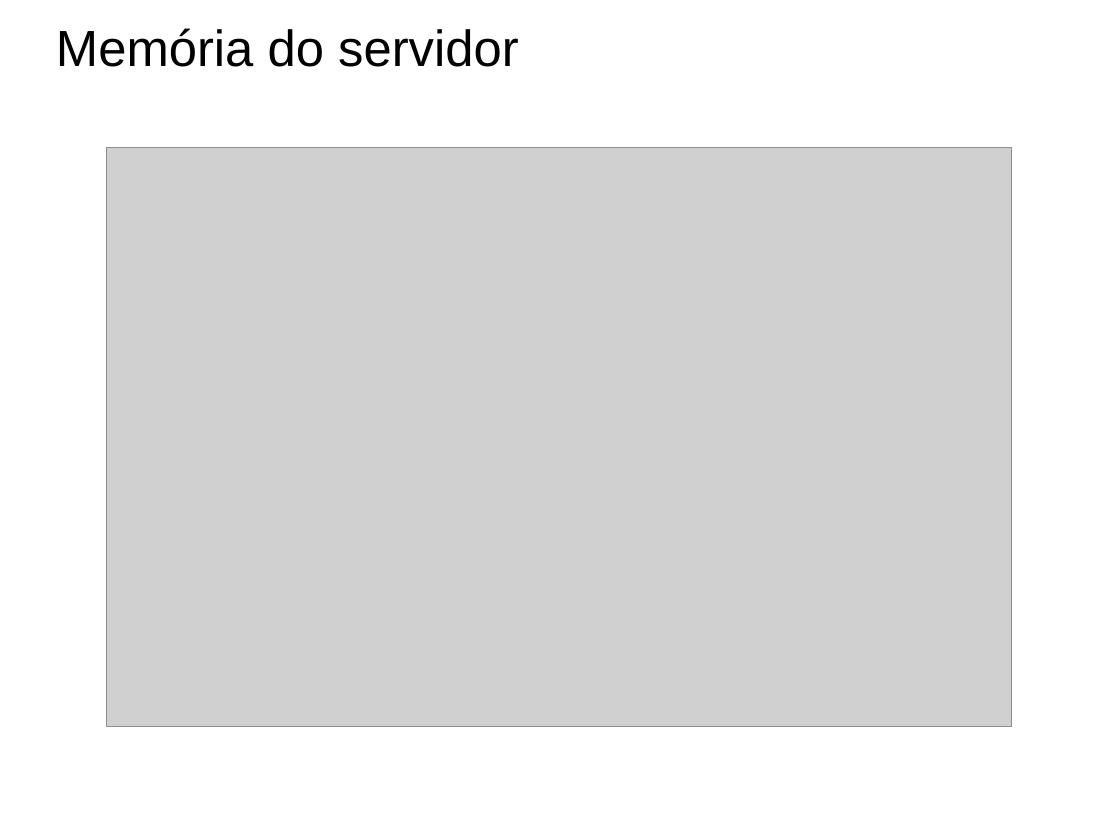
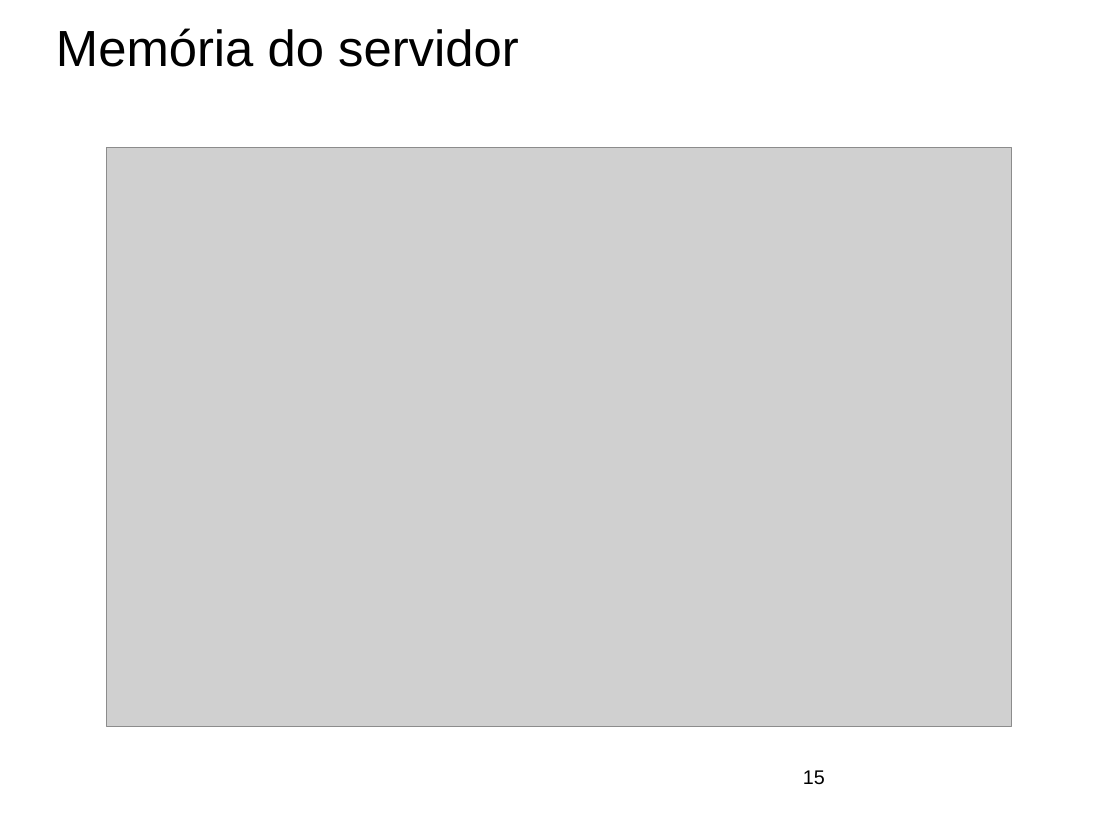
Before and after one commit to ftomasini/smdb, a slide deck: slide 15 of Documentos/FTOMASINI/SLIDES/slides.odp (slide 16 before the commit). Drawn at 1120x840 pixels with LibreOffice and Linux fonts; fonts in the diff are those of the drawing; grey boxes stand for pictures; background and template pictures are left out. Boxes give left, top, right and bottom in pixels: in the first picture for what was removed or moved away, otherwise in the second. Text is boxed around its words. In the diff, an @@ line names an element or a change of style, - is before the commit and + after.

```diff
--- a/Documentos/FTOMASINI/SLIDES/slides.odp
+++ b/Documentos/FTOMASINI/SLIDES/slides.odp
@@ page number added at (803, 770, 825, 785), 14 pt, text #000000 @@
+15
```
Also in this commit, not shown: 20 other slides changed, 4 slides added, 7 slides removed, 2 other files.
